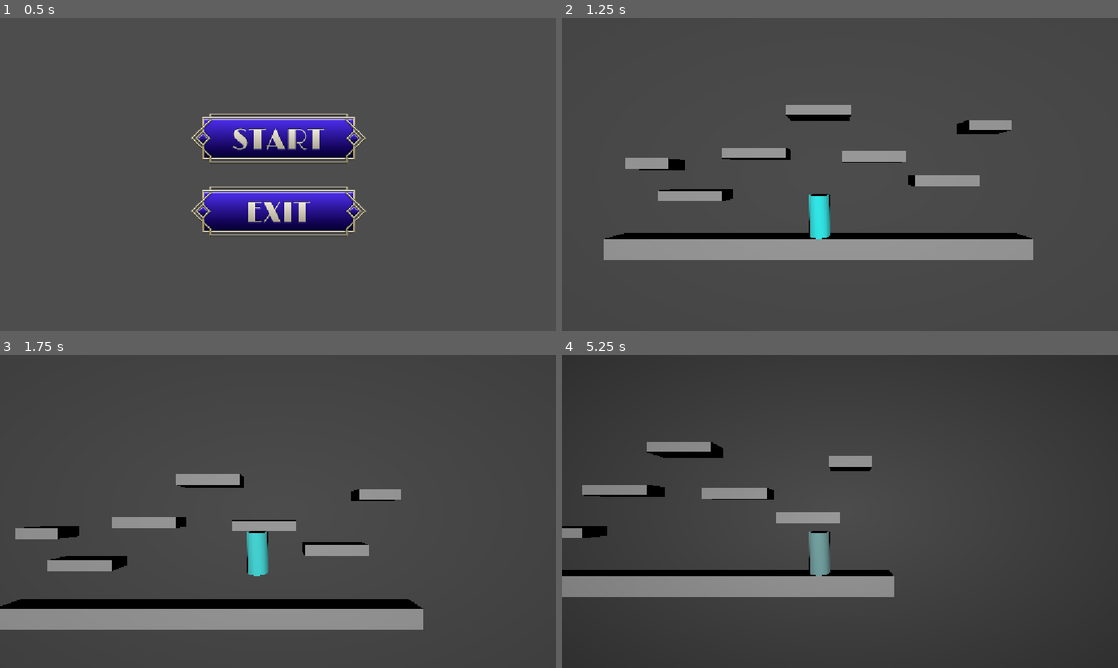
Above: before the commit, frames 1-4 (two rows, left to right).
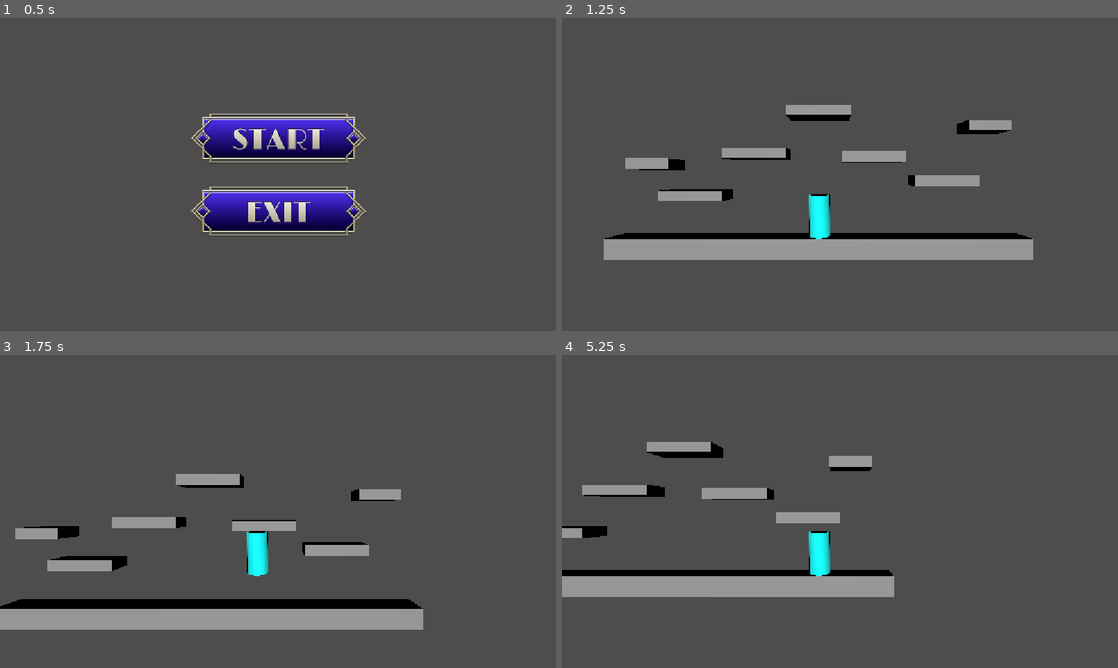
Above: after the commit, the same moments.

Repository: JoesRealAccount/ggj_2026
Game: Godot game, scene res://main_screen.tscn
Same seed, same stepped clock (60 frames per second), same inputs: the game is played once before the commit and once after it.
Inputs (mouse positions are in pixels of both pictures, inside the frame that each line leads up to):
- Up to frame 1 (0.5 s): no input
- Up to frame 2 (1.25 s): click (840, 136) at 0.5 s
- Up to frame 3 (1.75 s): tap Enter at 1.25 s; hold D (move_right) from 1.28 s (still down); tap W (jump) at 1.52 s
- Up to frame 4 (5.25 s): release D (move_right) at 2.03 s; hold Escape (back_to_menu) 2.03-2.75 s; tap W (jump) at 2.27, 4.52 s; click (840, 473) at 2.75 s; tap Space at 3.5 s; hold D (move_right) 3.53-5.03 s; hold A (move_left) from 5.03 s (still down)

Frame 1 is identical in both runs. In frame 2, 0.3% of the frame differs, in the area x 44-48%, y 56-71%; in frame 3, 0.5%; in frame 4, 7.6%, in the area x 0-100%, y 0-100%.

Commit message:
working on writing an interface for the shader

Diff:
--- a/shaders/shader_manager.gd
+++ b/shaders/shader_manager.gd
@@ -6,12 +6,33 @@
 
 
 @export var normal_color: Color = Color(0.0, 0.0, 1.0, 0.0)
-@export var overlay_color: Color = Color.BLACK
+@export var depressive_overlay_color = Color.BLACK
+@export var happiness_overlay_color = Color.GREEN
 
+var active_overlay_color: Color = Color.BLACK
+
+var current_overlay: overlay_types = overlay_types.DEPRESSION:
+	set(new_overlay):
+		if new_overlay != current_overlay:
+			if new_overlay == overlay_types.DEPRESSION:
+				active_overlay_color = depressive_overlay_color
+			else:
+				active_overlay_color = happiness_overlay_color
+		return new_overlay
+
+enum overlay_types{
+	DEPRESSION,
+	HAPPYNESS,
+}
 
 func _ready() -> void:
 	_screen_overlay_rect.color = normal_color
-	tween_to_newscale(3.0)
 
-func tween_to_newscale(tween_time_sec: float):
-	get_tree().create_tween().tween_property(_screen_overlay_rect, "color", overlay_color, tween_time_sec)
+func _tween_to_newscale(new_color: Color, tween_time_sec: float):
+	get_tree().create_tween().tween_property(_screen_overlay_rect, "color", new_color, tween_time_sec)
+
+func set_overlay_strengh(strengh: float):
+	strengh = clamp(strengh, 0.0, 1.0)
+	var new_color = active_overlay_color
+	new_color.a = strengh
+	_tween_to_newscale(new_color, 1.0)
